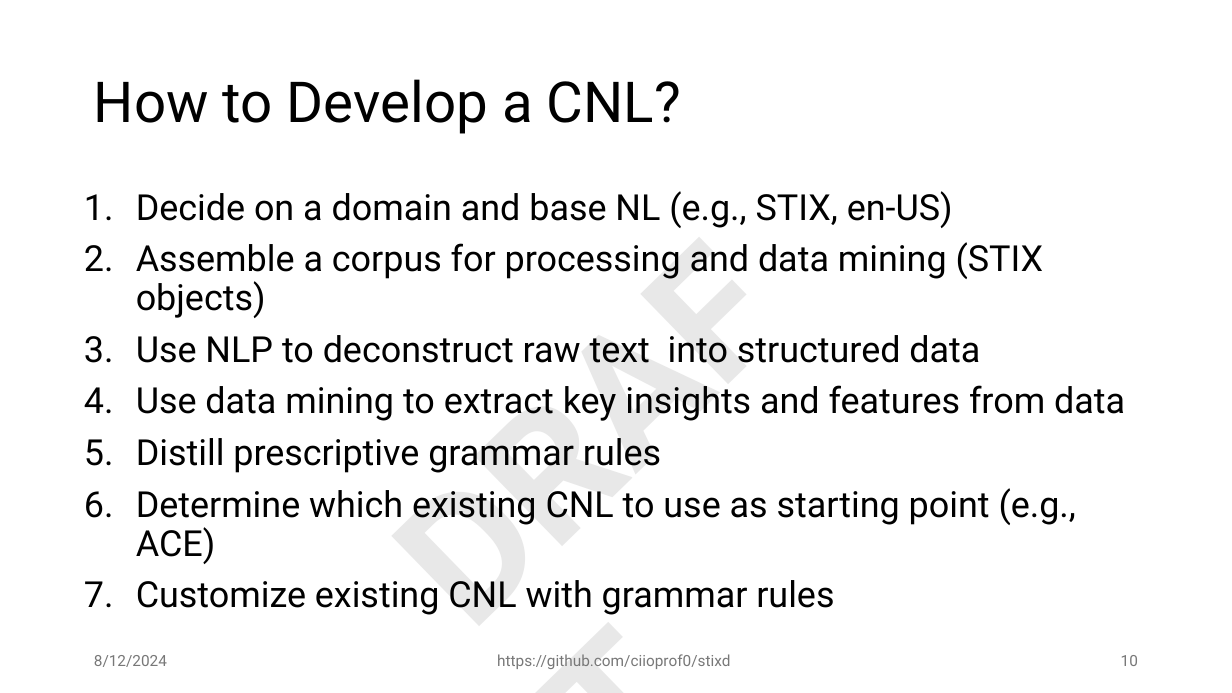
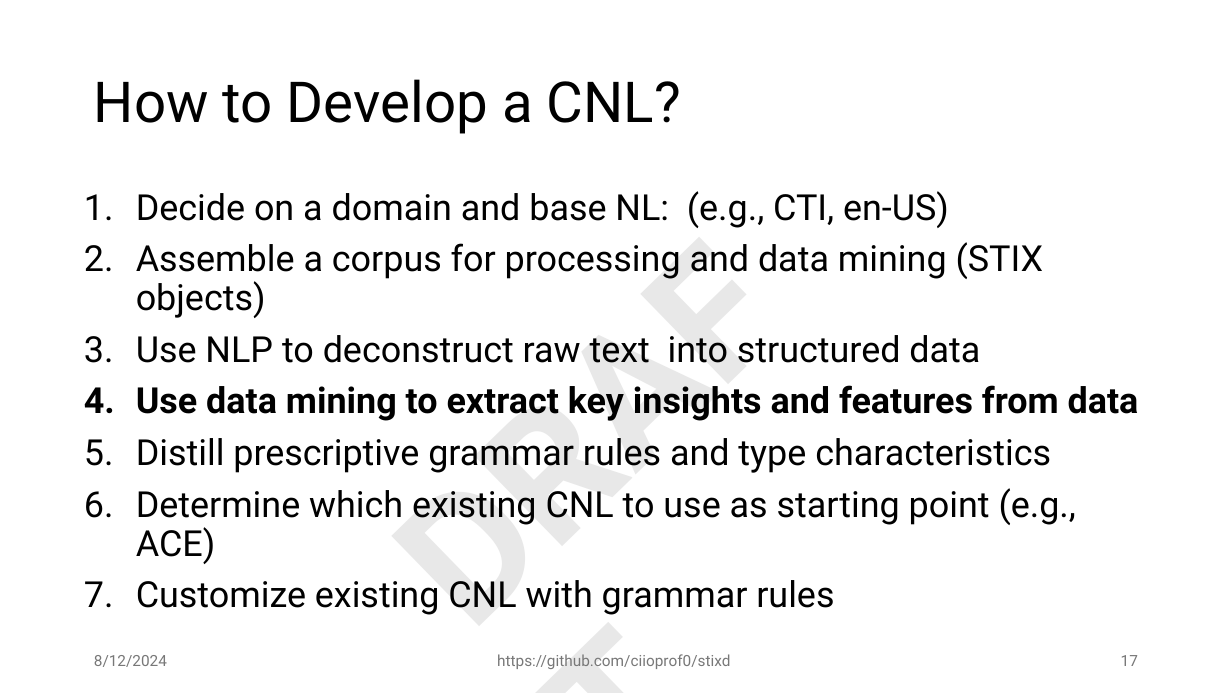
Before and after one commit to ciioprof0/stixd, a slide deck: slide 17 of docs/stixd_demo.pptx (slide 10 before the commit). Drawn at 1232x693 pixels with LibreOffice and Linux fonts; fonts in the diff are those of the drawing. Boxes give left, top, right and bottom in pixels: in the first picture for what was removed or moved away, otherwise in the second. Text is boxed around its words. In the diff, an @@ line names an element or a change of style, - is before the commit and + after.

```diff
--- a/docs/stixd_demo.pptx
+++ b/docs/stixd_demo.pptx
@@ text at [136, 191, 949, 228]: text changed @@
-1. Decide on a domain and base NL (e.g., STIX, en-US)
+1. Decide on a domain and base NL: (e.g., CTI, en-US)
@@ text at [136, 385, 1139, 421]: bold on in "Use data mining to extract key insights ..." @@
@@ text at [136, 438, 1051, 473]: text changed @@
-5. Distill prescriptive grammar rules
+5. Distill prescriptive grammar rules and type characteristics
@@ page number at [1121, 655, 1138, 666]: text changed @@
-10
+17
```
Also in this commit, not shown: 11 other slides changed, 3 slides added, 1 slide removed.
